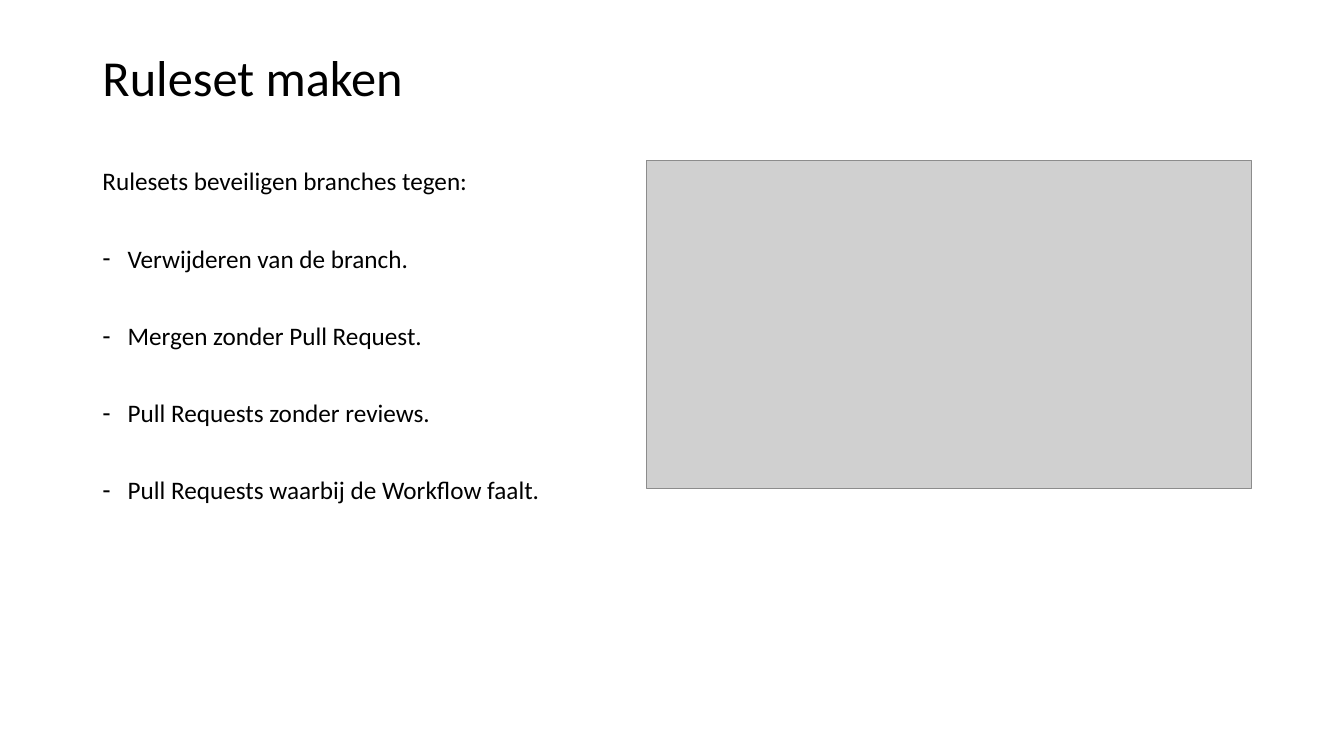
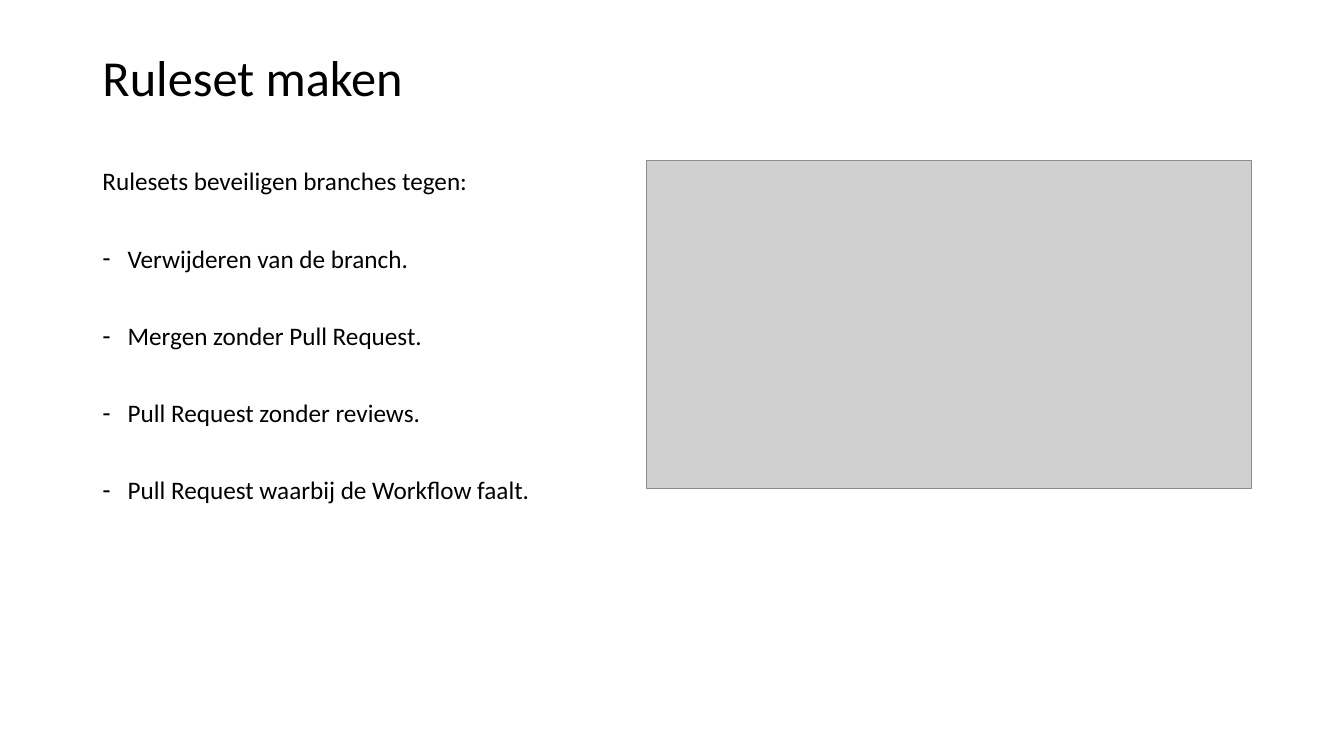
Before and after one commit to LFKoning/knowledge-sharing, a slide deck: slide 37 of git_course/2_collaboration/git_collaboration.pptx (slide 35 before the commit). Drawn at 1344x756 pixels with LibreOffice and Linux fonts; fonts in the diff are those of the drawing; grey boxes stand for pictures. Boxes give left, top, right and bottom in pixels: in the first picture for what was removed or moved away, otherwise in the second. Text is boxed around its words. In the diff, an @@ line names an element or a change of style, - is before the commit and + after.

```diff
--- a/git_course/2_collaboration/git_collaboration.pptx
+++ b/git_course/2_collaboration/git_collaboration.pptx
@@ text at box(128, 404, 529, 504): text changed @@
-– Pull Requests zonder reviews.
-– Pull Requests waarbij de Workflow faalt.
+– Pull Request zonder reviews.
+– Pull Request waarbij de Workflow faalt.
```
Also in this commit, not shown: 3 other slides changed, 2 slides added, 1 slide removed.
